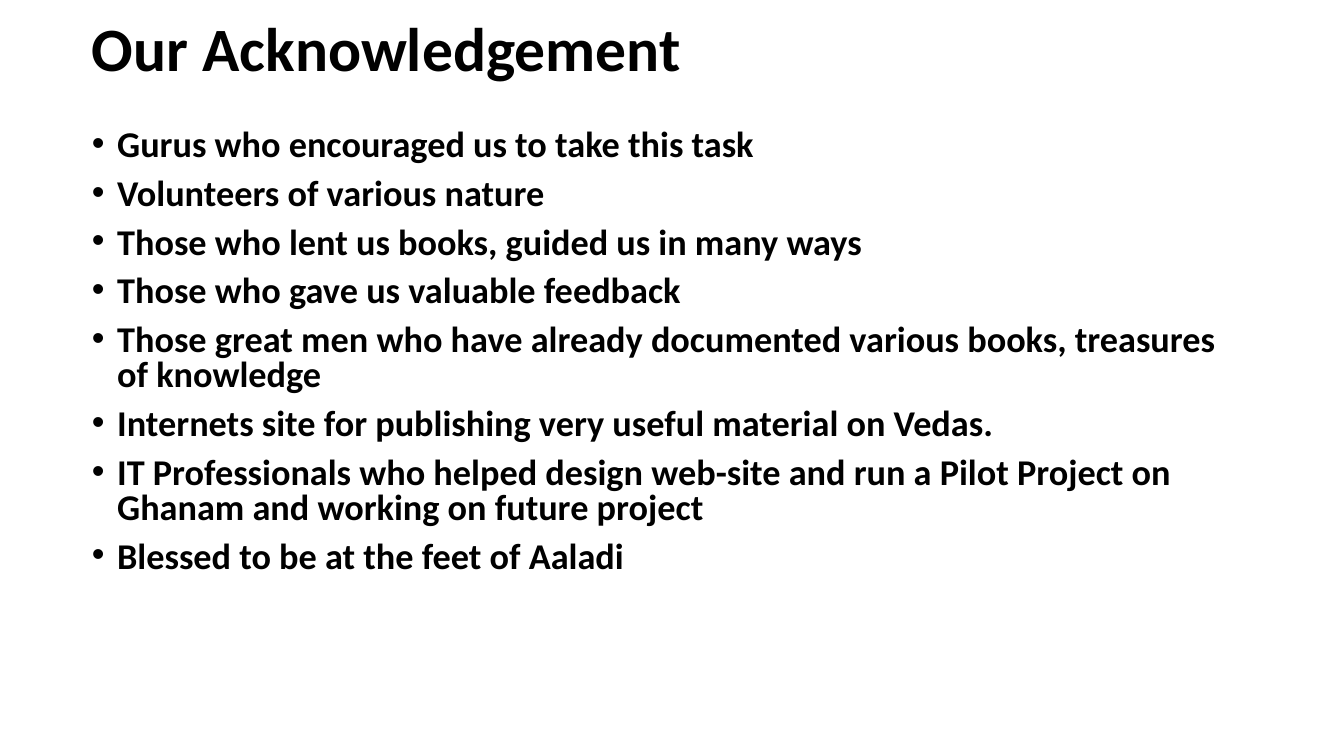
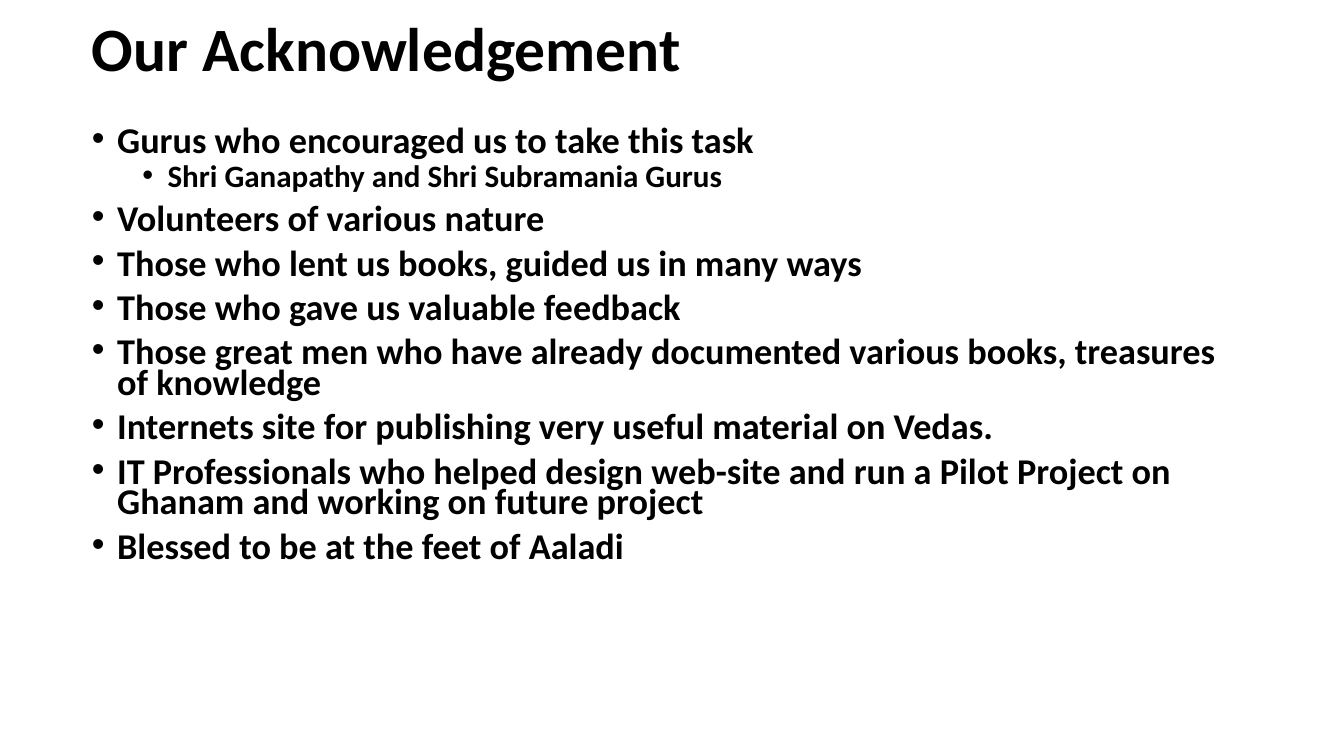
Before and after one commit to KYVeda/texts, a slide deck: slide 8 of Veda Lectures/Veda VMS Introduction.pptx. Drawn at 1344x756 pixels with LibreOffice and Linux fonts; fonts in the diff are those of the drawing. Boxes give left, top, right and bottom in pixels: in the first picture for what was removed or moved away, otherwise in the second. Text is boxed around its words. In the diff, an @@ line names an element or a change of style, - is before the commit and + after.

```diff
--- a/Veda Lectures/Veda VMS Introduction.pptx
+++ b/Veda Lectures/Veda VMS Introduction.pptx
@@ text at (117,127,1215,560): line spacing 0.8 to 0.7 @@
@@ text at (168,165,722,192): paragraph added @@
+  • Shri Ganapathy and Shri Subramania Gurus
```
Also in this commit, not shown: 4 other slides changed, 8 other files.
